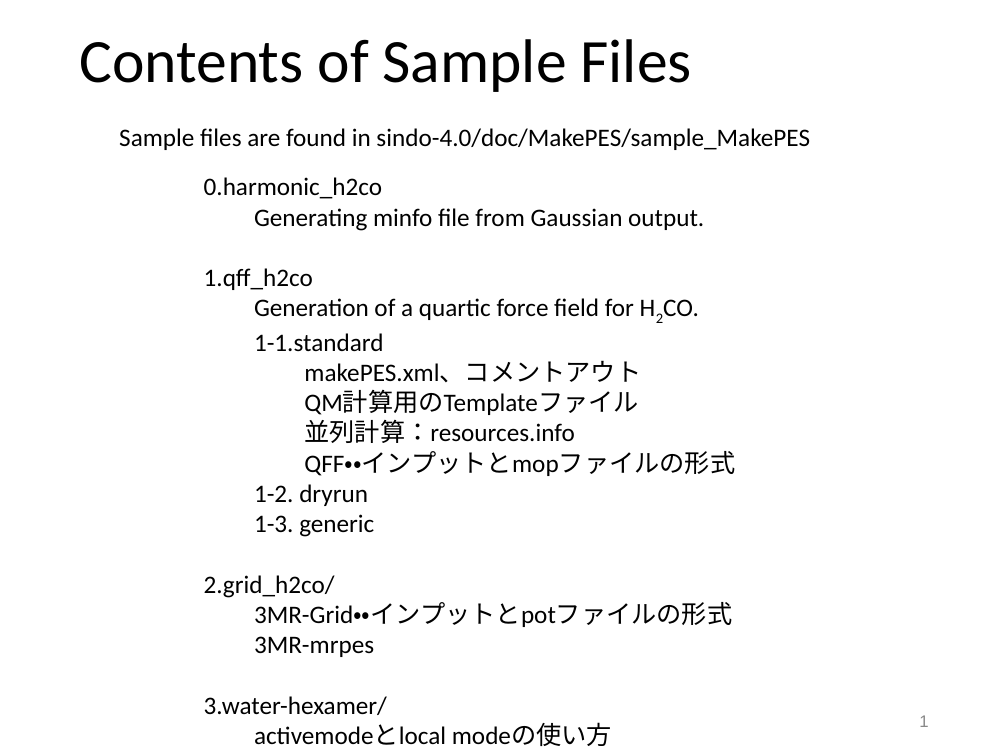
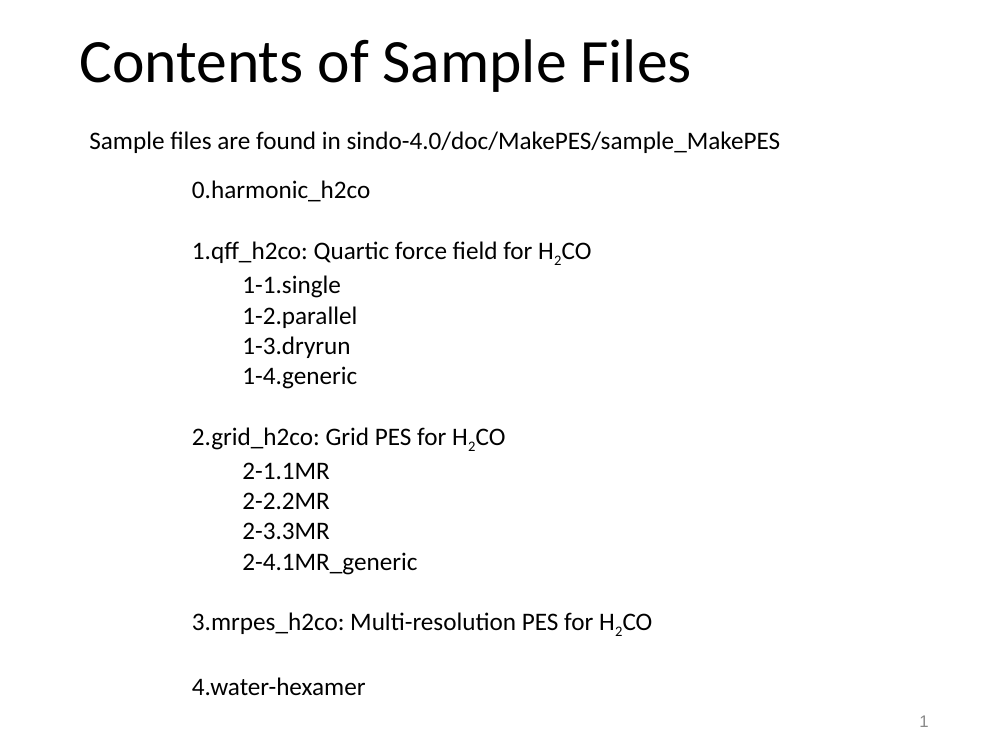
Before and after one commit to yagikiyoshi/sindo, a slide deck: slide 2 of doc/MakePES/usage_MakePES.pptx. Drawn at 1008x756 pixels with LibreOffice and Linux fonts; fonts in the diff are those of the drawing. Boxes give left, top, right and bottom in pixels: in the first picture for what was removed or moved away, otherwise in the second. Text is boxed around its words. In the diff, an @@ line names an element or a change of style, - is before the commit and + after.

```diff
--- a/doc/MakePES/usage_MakePES.pptx
+++ b/doc/MakePES/usage_MakePES.pptx
@@ text "Sample files are found in ...": place and size @@
-text "Sample files are found in ..." at box(119, 128, 810, 150)
+text "Sample files are found in ..." at box(89, 131, 781, 153)
@@ text "0.harmonic_h2co": place and size @@
-text "0.harmonic_h2co" at box(204, 177, 735, 746)
+text "0.harmonic_h2co" at box(192, 180, 593, 696)
@@ text at box(192, 241, 593, 696): text changed @@
-  Generating minfo file from Gaussian output.
-1.qff_h2co
-  Generation of a quartic force field for H2CO.
-  1-1.standard
-    makePES.xml、コメントアウト
-    QM計算用のTemplateファイル
-    並列計算：resources.info
-    QFF・・インプットとmopファイルの形式
-  1-2. dryrun
-  1-3. generic
-2.grid_h2co/
-  3MR-Grid・・インプットとpotファイルの形式
-  3MR-mrpes
-3.water-hexamer/
-  activemodeとlocal modeの使い方
-  QFF_normal
-  QFF_local
+1.qff_h2co: Quartic force field for H2CO
+  1-1.single
+  1-2.parallel
+  1-3.dryrun
+  1-4.generic
+2.grid_h2co: Grid PES for H2CO
+  2-1.1MR
+  2-2.2MR
+  2-3.3MR
+  2-4.1MR_generic
+3.mrpes_h2co: Multi-resolution PES for H2CO
+4.water-hexamer
```
Also in this commit, not shown: 11 other slides changed, 36 slides added, 4 slides removed, 4 other files.
